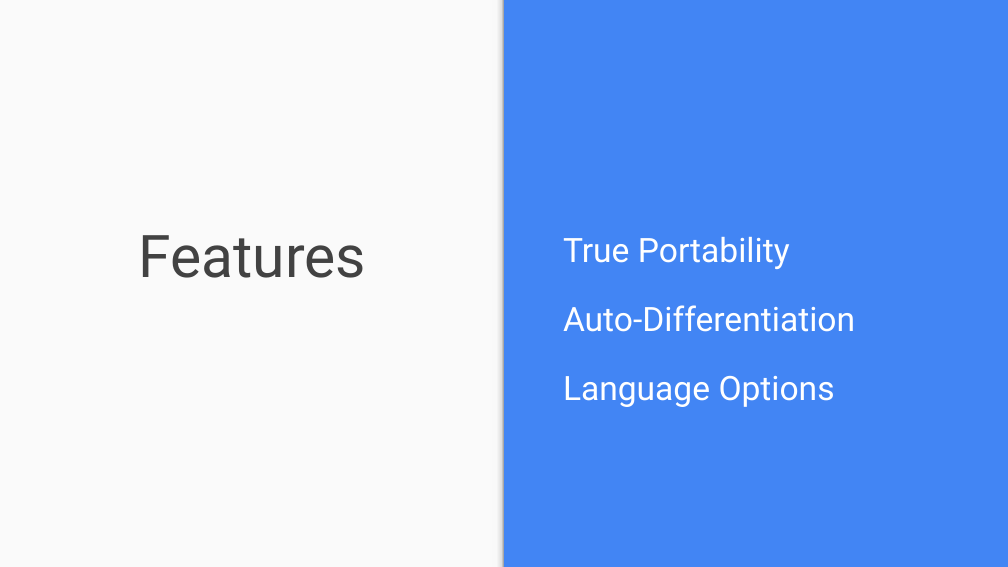
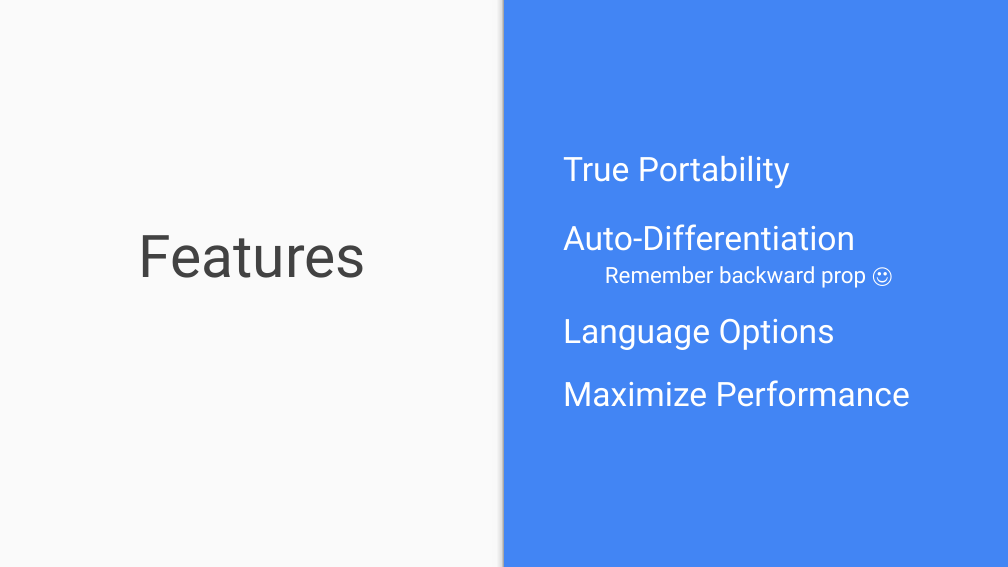
Before and after one commit to juxiangwu/ML, a slide deck: slide 11 of TensorFlow.pptx (slide 8 before the commit). Drawn at 1008x567 pixels with LibreOffice and Linux fonts; fonts in the diff are those of the drawing. Boxes give left, top, right and bottom in pixels: in the first picture for what was removed or moved away, otherwise in the second. Text is boxed around its words. In the diff, an @@ line names an element or a change of style, - is before the commit and + after.

```diff
--- a/TensorFlow.pptx
+++ b/TensorFlow.pptx
@@ text at <box>563,224,866,288</box>: text changed; size 24 to 16 pt @@
-Auto-Differentiation
+Auto-Differentiation Remember backward prop ☺
@@ text at <box>563,319,835,350</box>: line spacing 1.15 to 1 @@
@@ text at <box>563,380,910,407</box>: paragraph added @@
+Maximize Performance
```
Also in this commit, not shown: 2 other slides changed, 9 slides added, 4 slides removed, 1 other file.
